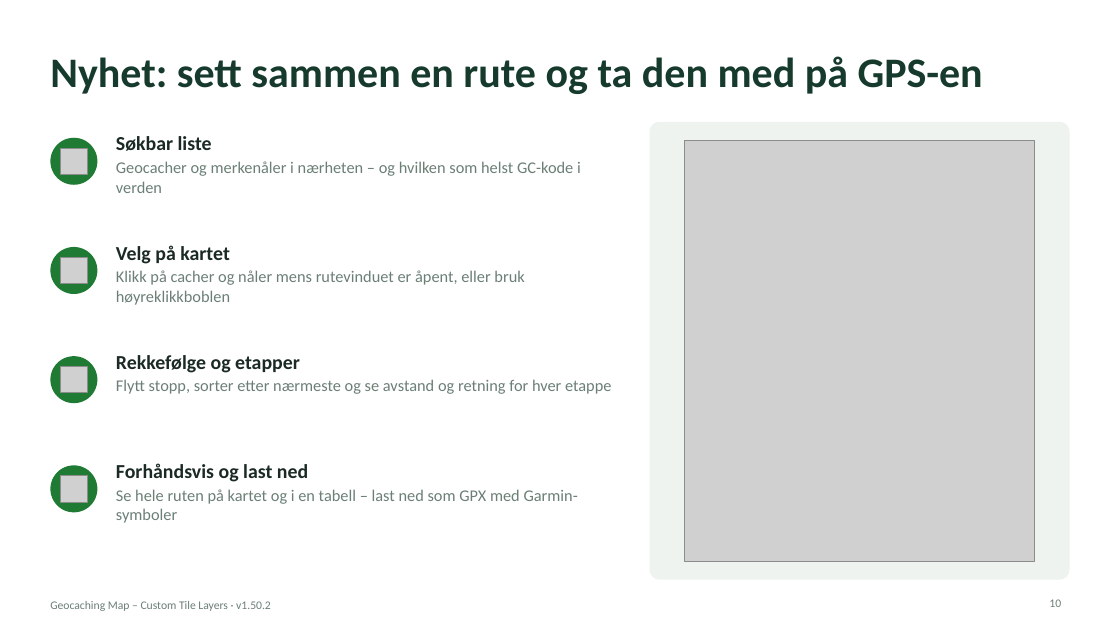
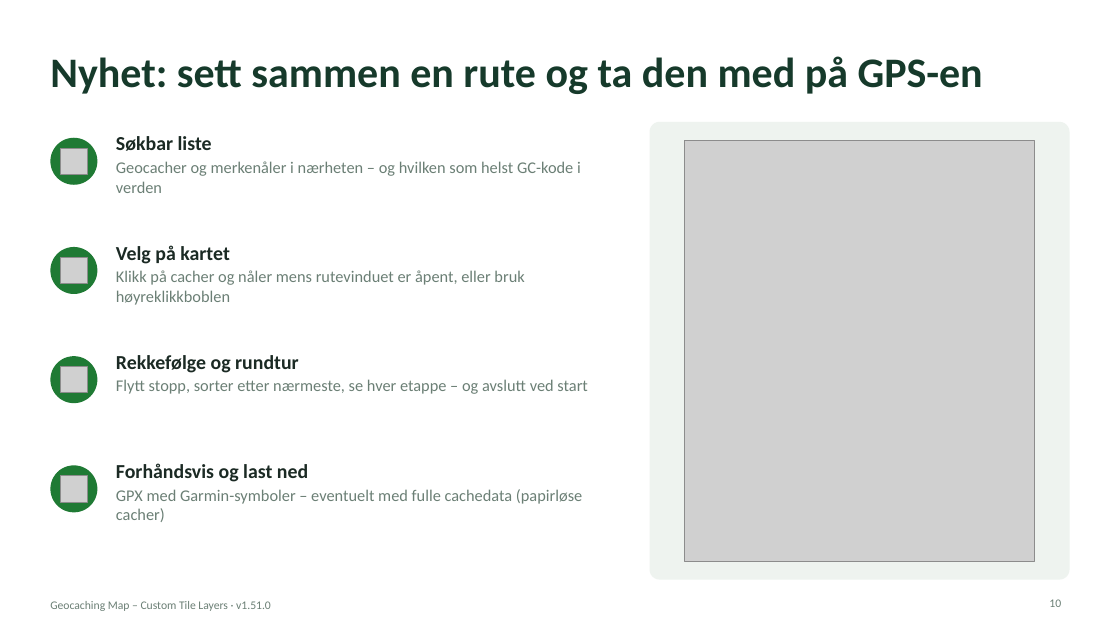
Before and after one commit to knutos/custom-tiles, a slide deck: slide 10 of docs/Geocaching-Map-Custom-Tile-Layers-Presentasjon.pptx. Drawn at 1120x630 pixels with LibreOffice and Linux fonts; fonts in the diff are those of the drawing; grey boxes stand for pictures. Boxes give left, top, right and bottom in pixels: in the first picture for what was removed or moved away, otherwise in the second. Text is boxed around its words. In the diff, an @@ line names an element or a change of style, - is before the commit and + after.

```diff
--- a/docs/Geocaching-Map-Custom-Tile-Layers-Presentasjon.pptx
+++ b/docs/Geocaching-Map-Custom-Tile-Layers-Presentasjon.pptx
@@ text at (116, 355, 588, 394): text changed @@
-Rekkefølge og etapper
-Flytt stopp, sorter etter nærmeste og se avstand og retning for hver etappe
+Rekkefølge og rundtur
+Flytt stopp, sorter etter nærmeste, se hver etappe – og avslutt ved start
@@ text at (116, 489, 582, 522): text changed @@
-Se hele ruten på kartet og i en tabell – last ned som GPX med Garmin-symboler
+GPX med Garmin-symboler – eventuelt med fulle cachedata (papirløse cacher)
@@ text at (50, 601, 271, 611): text changed @@
-Geocaching Map – Custom Tile Layers · v1.50.2
+Geocaching Map – Custom Tile Layers · v1.51.0
```
Also in this commit, not shown: 14 other slides changed, 6 other files.
